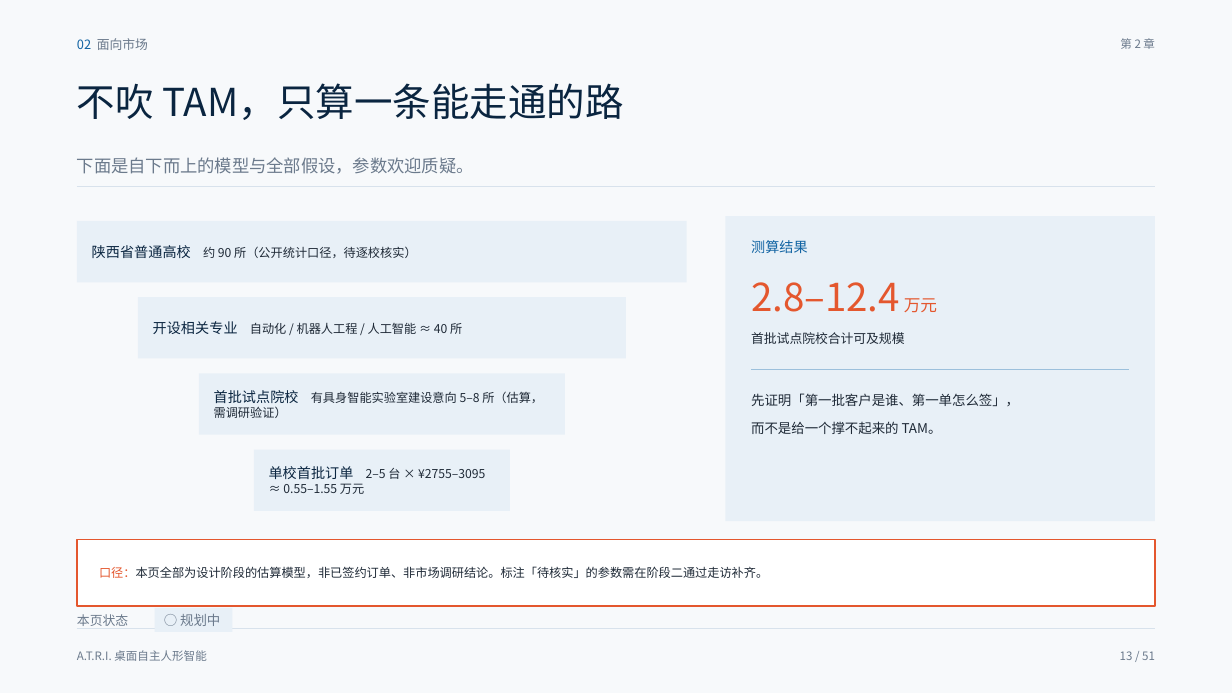
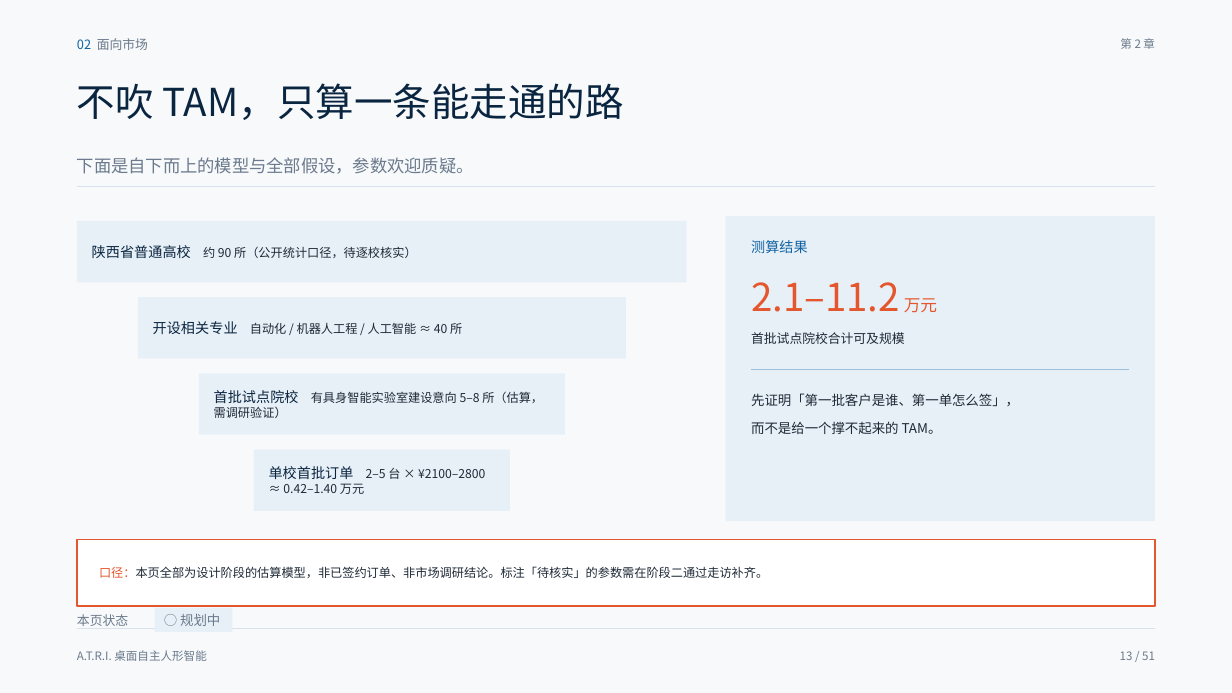
Before and after one commit to HPIline/ATRI, a slide deck: slide 13 of ppt/out/ATRI-答辩PPT-定稿.pptx. Drawn at 1232x693 pixels with LibreOffice and Linux fonts; fonts in the diff are those of the drawing. Boxes give left, top, right and bottom in pixels: in the first picture for what was removed or moved away, otherwise in the second. Text is boxed around its words. In the diff, an @@ line names an element or a change of style, - is before the commit and + after.

```diff
--- a/ppt/out/ATRI-答辩PPT-定稿.pptx
+++ b/ppt/out/ATRI-答辩PPT-定稿.pptx
@@ text at (751,282,937,313): text changed @@
-2.8–12.4 万元
+2.1–11.2 万元
@@ text at (269,466,485,494): text changed @@
-单校首批订单 2–5 台 × ¥2755–3095 ≈ 0.55–1.55 万元
+单校首批订单 2–5 台 × ¥2100–2800 ≈ 0.42–1.40 万元
```
Also in this commit, not shown: 10 other slides changed, 1 slide added, 1 slide removed, 9 other files.
